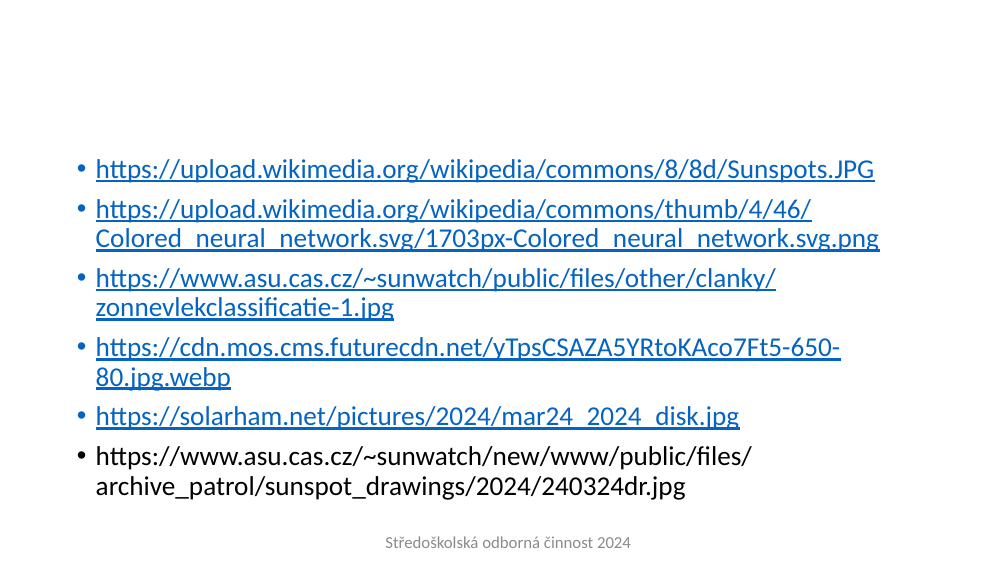
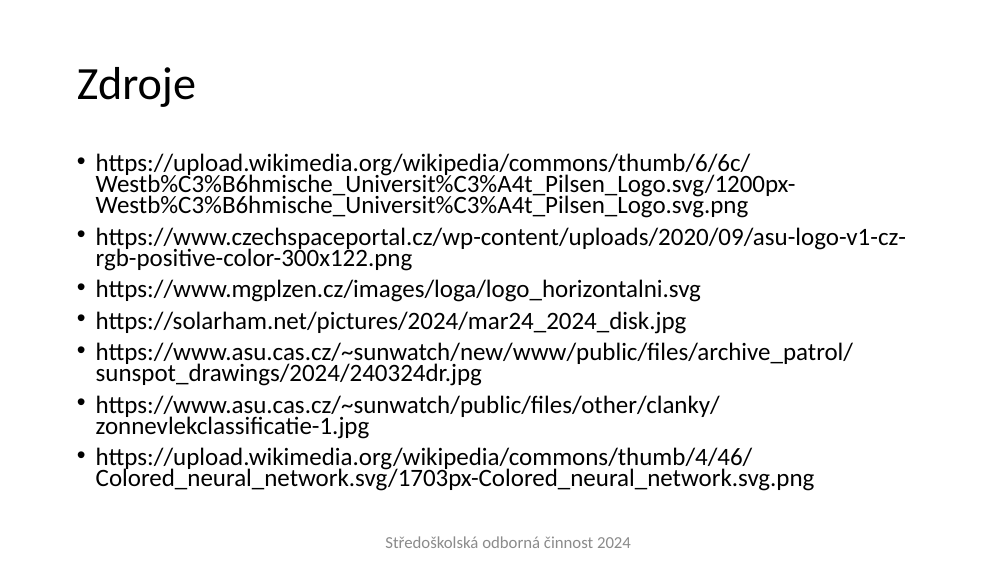
Before and after one commit to Plice13/LunarEagle, a slide deck: slide 10 of SOC - prezentace.pptx (slide 11 before the commit). Drawn at 1008x567 pixels with LibreOffice and Linux fonts; fonts in the diff are those of the drawing; background and template pictures are left out. Boxes give left, top, right and bottom in pixels: in the first picture for what was removed or moved away, otherwise in the second. Text is boxed around its words. In the diff, an @@ line names an element or a change of style, - is before the commit and + after.

```diff
--- a/SOC - prezentace.pptx
+++ b/SOC - prezentace.pptx
@@ title added at [77, 67, 196, 107], 44 pt, text #000000 @@
+Zdroje
@@ text at [96, 153, 906, 302]: text changed; size 25.9 to 23.8 pt; text colour #0563C1 to #000000 @@
-• https://upload.wikimedia.org/wikipedia/commons/8/8d/Sunspots.JPG
-• https://upload.wikimedia.org/wikipedia/commons/thumb/4/46/Colored_neural_network.svg/1703px-Colored_neural_network.svg.png
-• https://www.asu.cas.cz/~sunwatch/public/files/other/clanky/zonnevlekclassificatie-1.jpg
-• https://cdn.mos.cms.futurecdn.net/yTpsCSAZA5YRtoKAco7Ft5-650-80.jpg.webp
+• https://upload.wikimedia.org/wikipedia/commons/thumb/6/6c/Westb%C3%B6hmische_Universit%C3%A4t_Pilsen_Logo.svg/1200px-Westb%C3%B6hmische_Universit%C3%A4t_Pilsen_Logo.svg.png
+• https://www.czechspaceportal.cz/wp-content/uploads/2020/09/asu-logo-v1-cz-rgb-positive-color-300x122.png
+• https://www.mgplzen.cz/images/loga/logo_horizontalni.svg
@@ text at [96, 311, 853, 386]: size 25.9 to 23.8 pt in "https://solarham.net/pictures/2024/mar24_2024_disk.jpg", "https://www.asu.cas.cz/~sunwatch/new/www/public/files/archiv ..."; text colour #0563C1 to #000000, underline off in "https://solarham.net/pictures/2024/mar24_2024_disk.jpg"; line spacing 0.9 to 0.7 @@
@@ text at [96, 395, 815, 491]: paragraphs added @@
+• https://www.asu.cas.cz/~sunwatch/public/files/other/clanky/zonnevlekclassificatie-1.jpg
+• https://upload.wikimedia.org/wikipedia/commons/thumb/4/46/Colored_neural_network.svg/1703px-Colored_neural_network.svg.png
```
Also in this commit, not shown: 5 other slides changed, 7 other files.
